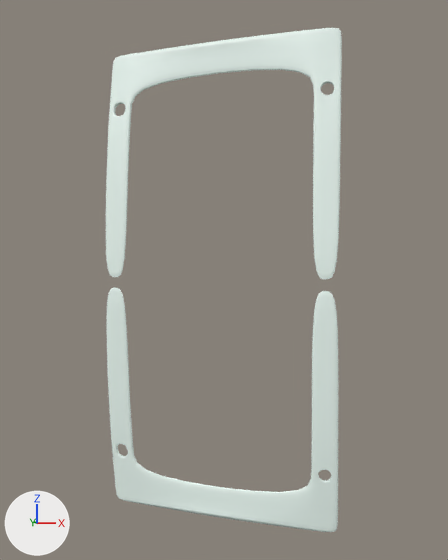
What one commit did to the Blender file 2.8-drone-sphere-with-impeller-001 03-04-2019.blend.
Camera for both pictures: a 50 mm lens placed at (-8.47, -20.43, 0.34), pointed at (-7.24, -13.36, 0.04). The axes (+X, +Y, +Z) are drawn at lower left. The lights are the same throughout.

The first picture shows 'Drone exhaust border'.
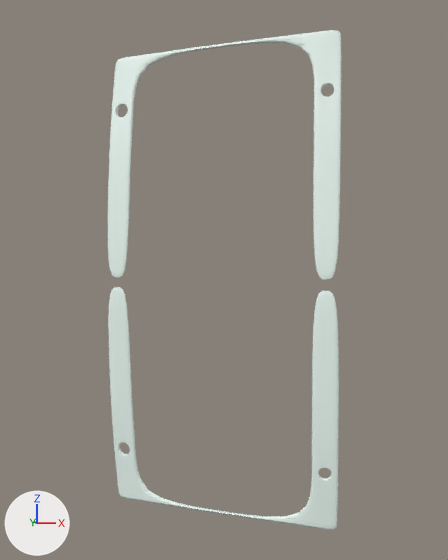
What the commit changed:
me_cube_010 is used by ob_drone_exhaust_border; location (0.0, 0.0, 0.0).
me_cube_010 had 77 vertices, 53 faces and spanned x -8.6..-6.01, y -14.05..-12.64, z -2.81..2.81.
me_cube_010 now has 144 vertices, 136 faces, 2 loose edges and spans x -8.6..-5.99, y -14.05..-12.6, z -2.81..2.81.
Part 1, on me_cube_010:
3 vertices are removed from x -8.25..-6.3, y -13.78..-12.85, z 2.36..2.74.
4 faces are deleted.
45 vertices are added at x -8.49..-6.07, y -13.89..-12.6, z 0.0..2.77.
6 new vertices lie (0.02, 0.04, -0.01) away from vertices in x -8.4..-6.01, y -13.99..-12.8, z 1.47..2.81.
6 new vertices lie (0.02, 0.05, 0.0) away from vertices in x -8.6..-6.19, y -14.0..-12.85, z 0.0..2.2.
5 new vertices lie (0.02, 0.04, 0.0) away from vertices in x -8.56..-6.1, y -14.05..-12.79, z 0.0..2.17.
5 new vertices lie (0.02, 0.05, -0.01) away from vertices in x -8.45..-6.04, y -13.91..-12.77, z 2.0..2.75.
2 loose edges are added.
87 new faces join them.
Object 'Drone exhaust border' (ob_drone_exhaust_border) loses its SOLIDIFY modifier named 'Solidify'.
Modifier setting removed (it was thickness = 0.05).
Modifier setting removed (it was offset = 1.0).
Modifier setting removed (it was nonmanifold_thickness_mode = 'FIXED').
Modifier setting removed (it was nonmanifold_merge_threshold = 0.0003).

Pixel boxes (x1, y1, x2, y2) of what changed, in the pictures (448 x 560 px):
'Drone exhaust border', reshaped, modifiers changed
    before: (106, 28, 342, 532)
    after: (108, 30, 341, 529)
part 1 of me_cube_010, built on
    before: (126, 33, 320, 527)
    after: (108, 31, 341, 529)
